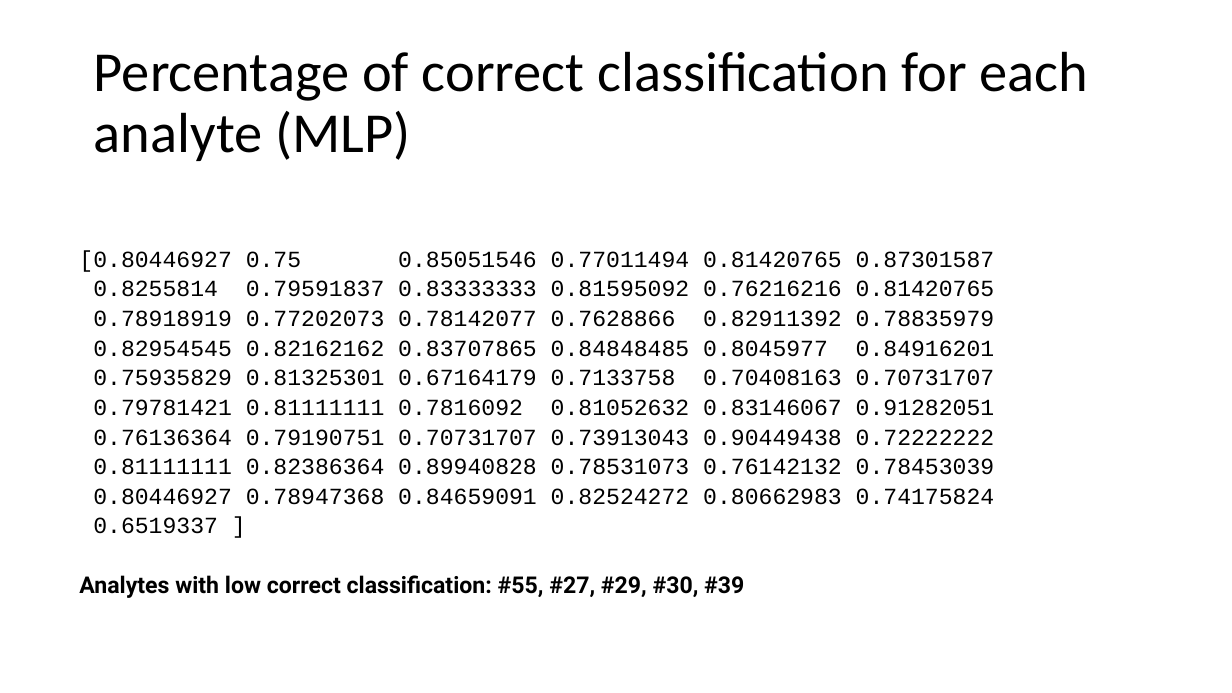
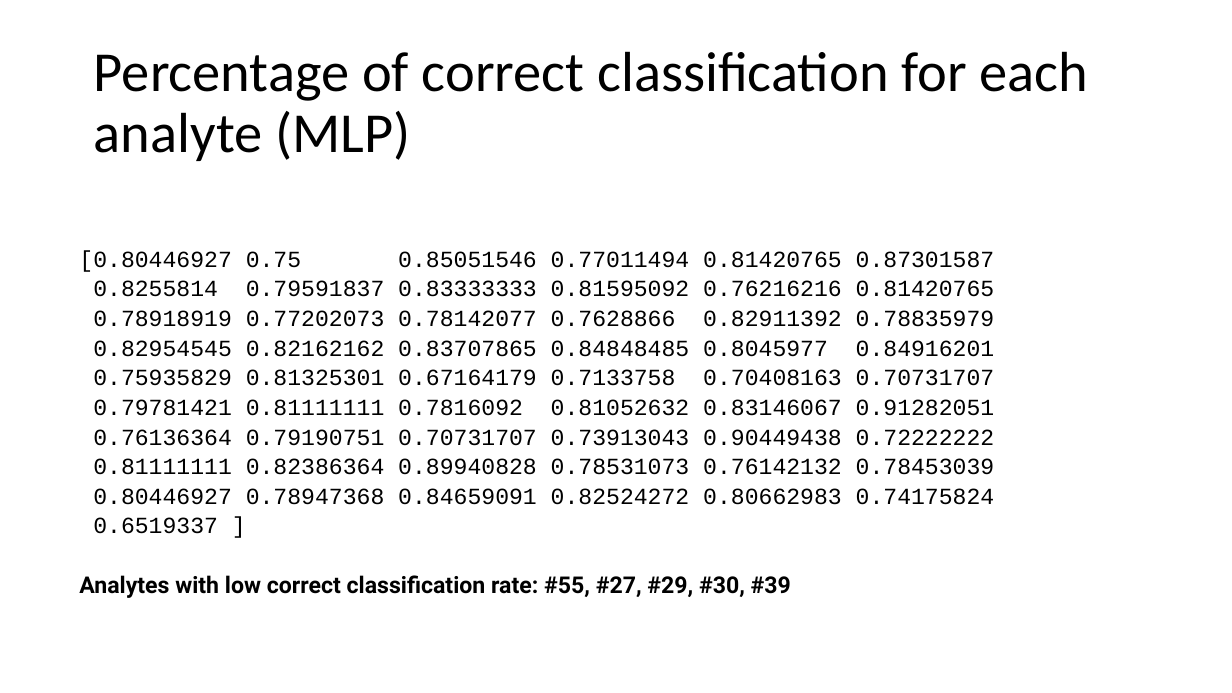
Before and after one commit to eacunafer/analytes, a slide deck: slide 9 of NRL40551.pptx. Drawn at 1232x693 pixels with LibreOffice and Linux fonts; fonts in the diff are those of the drawing. Boxes give left, top, right and bottom in pixels: in the first picture for what was removed or moved away, otherwise in the second. Text is boxed around its words. In the diff, an @@ line names an element or a change of style, - is before the commit and + after.

```diff
--- a/NRL40551.pptx
+++ b/NRL40551.pptx
@@ text at (79, 575, 791, 598): text changed @@
-Analytes with low correct classification: #55, #27, #29, #30, #39
+Analytes with low correct classification rate: #55, #27, #29, #30, #39
```
Also in this commit, not shown: 8 other slides changed.
